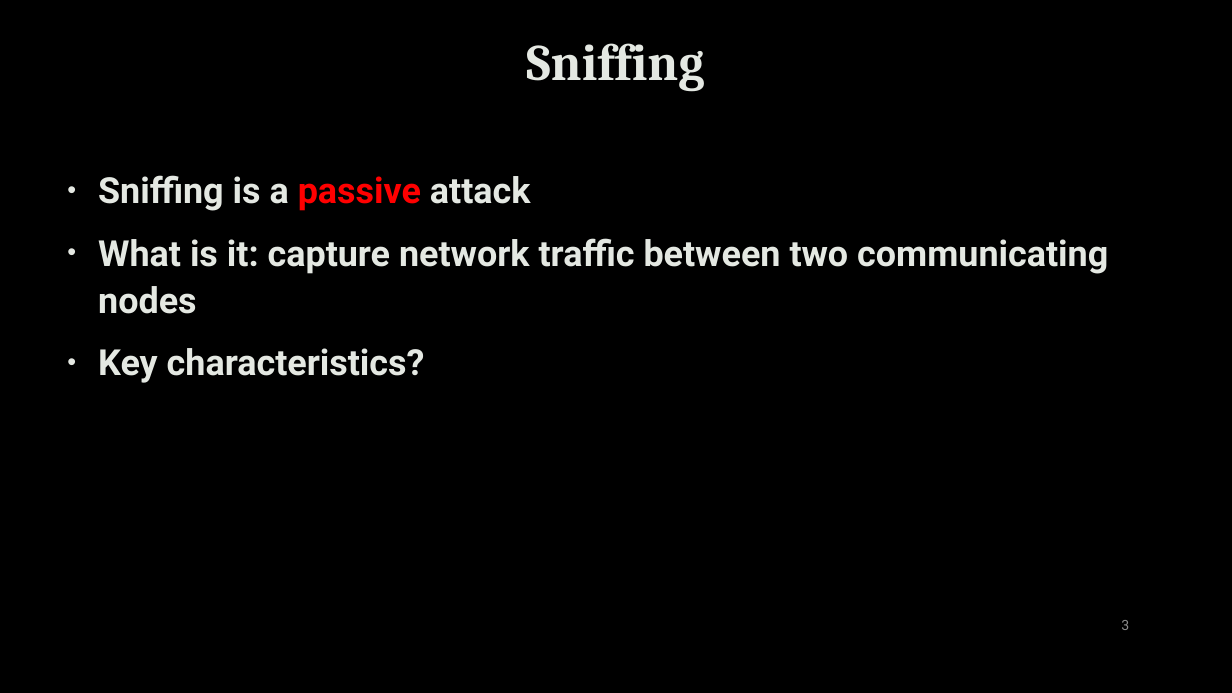
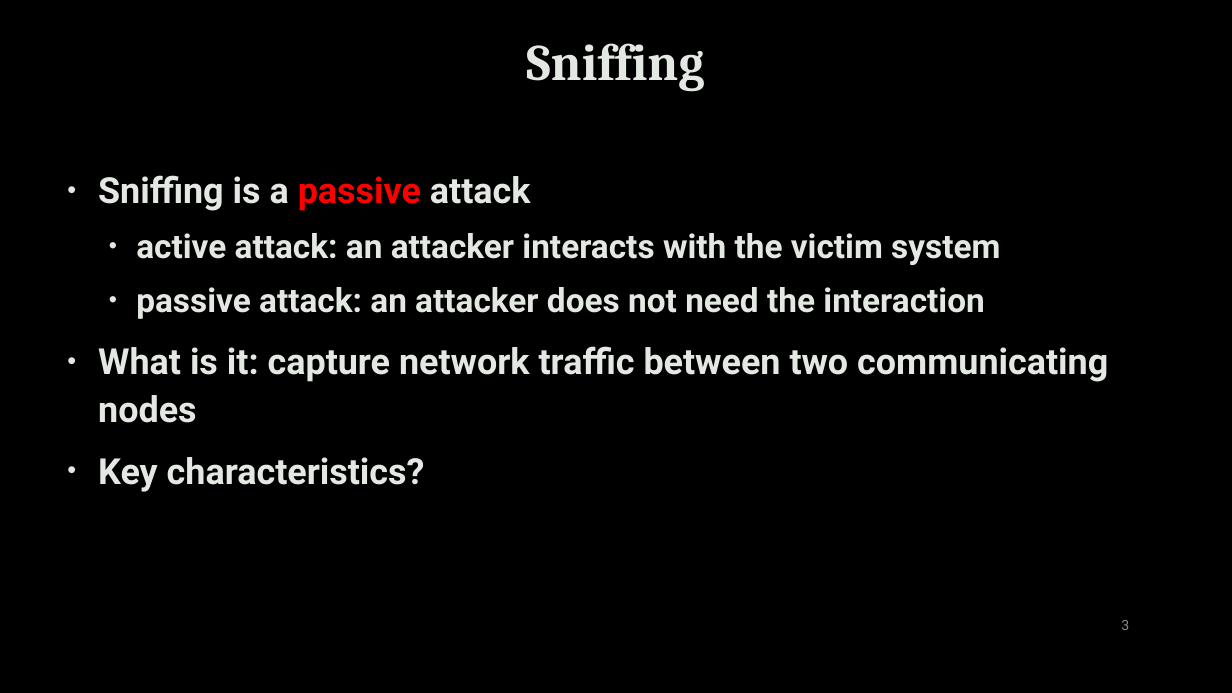
Before and after one commit to uwacyber/cits1003, a slide deck: slide 3 of cits1003-lecture_slides/CITS1003-3 NetworkAndComputers-exercises.pptx. Drawn at 1232x693 pixels with LibreOffice and Linux fonts; fonts in the diff are those of the drawing; background and template pictures are left out. Boxes give left, top, right and bottom in pixels: in the first picture for what was removed or moved away, otherwise in the second. Text is boxed around its words. In the diff, an @@ line names an element or a change of style, - is before the commit and + after.

```diff
--- a/cits1003-lecture_slides/CITS1003-3 NetworkAndComputers-exercises.pptx
+++ b/cits1003-lecture_slides/CITS1003-3 NetworkAndComputers-exercises.pptx
@@ text at (x1=136, y1=233, x2=1000, y2=319): paragraphs added @@
+  • active attack: an attacker interacts with the victim system
+  • passive attack: an attacker does not need the interaction
```
Also in this commit, not shown: 8 other slides changed.
